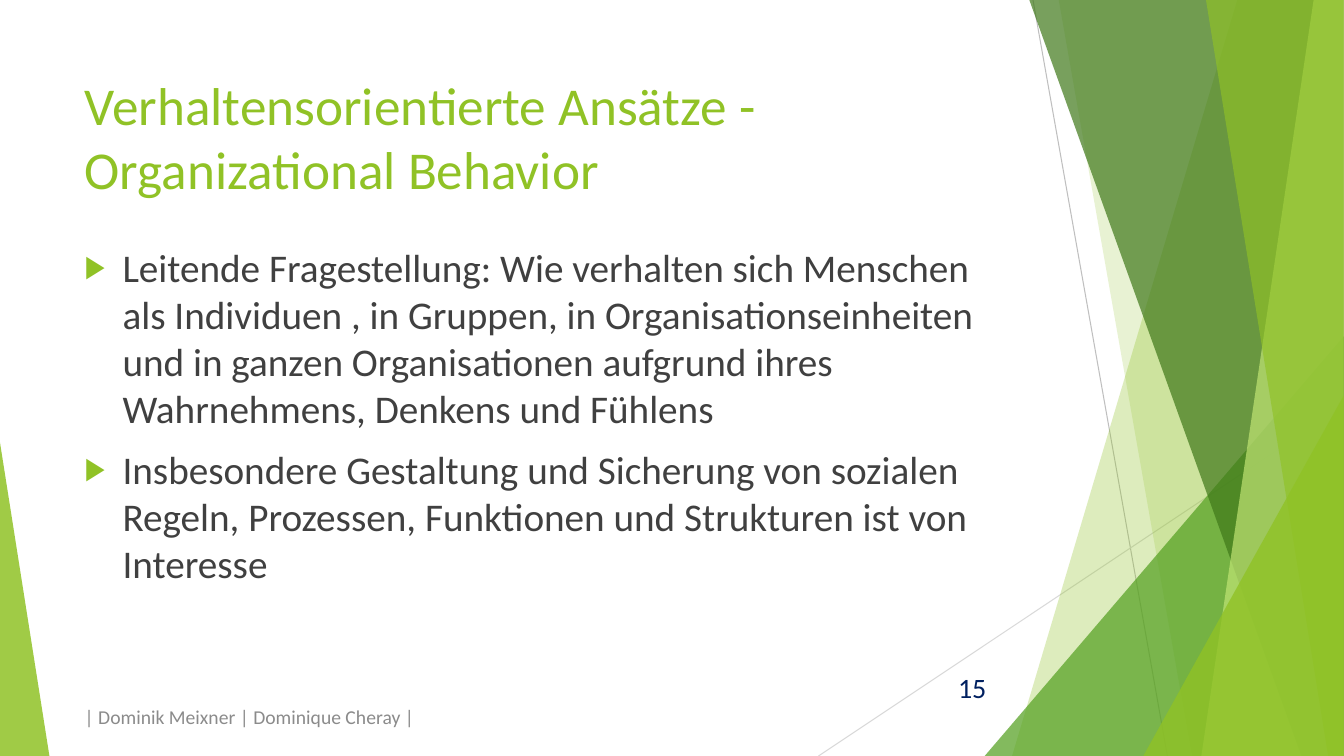
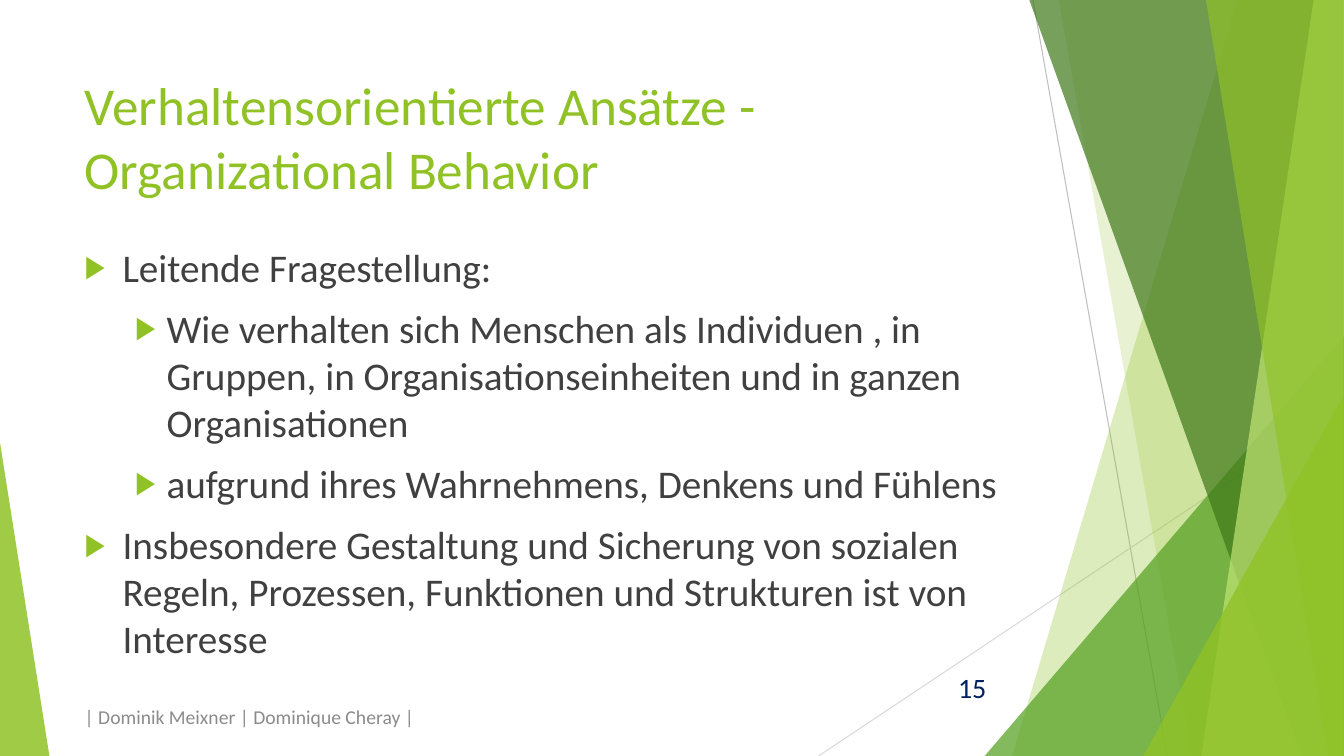
Before and after one commit to domeix/BlaBla, a slide deck: slide 15 of OrgatheoretAns/OrgatheoretAnsPraes.pptx. Drawn at 1344x756 pixels with LibreOffice and Linux fonts; fonts in the diff are those of the drawing. Boxes give left, top, right and bottom in pixels: in the first picture for what was removed or moved away, otherwise in the second. Text is boxed around its words. In the diff, an @@ line names an element or a change of style, - is before the commit and + after.

```diff
--- a/OrgatheoretAns/OrgatheoretAnsPraes.pptx
+++ b/OrgatheoretAns/OrgatheoretAnsPraes.pptx
@@ text at [123,254,996,505]: text changed @@
-▶ Leitende Fragestellung: Wie verhalten sich Menschen als Individuen , in Gruppen, in Organisationseinheiten und in ganzen Organisationen aufgrund ihres Wahrnehmens, Denkens und Fühlens
+▶ Leitende Fragestellung:
+  ▶ Wie verhalten sich Menschen als Individuen , in Gruppen, in Organisationseinheiten und in ganzen Organisationen
+  ▶ aufgrund ihres Wahrnehmens, Denkens und Fühlens
```
Also in this commit, not shown: 8 other slides changed, 15 slides added, 1 other file.
